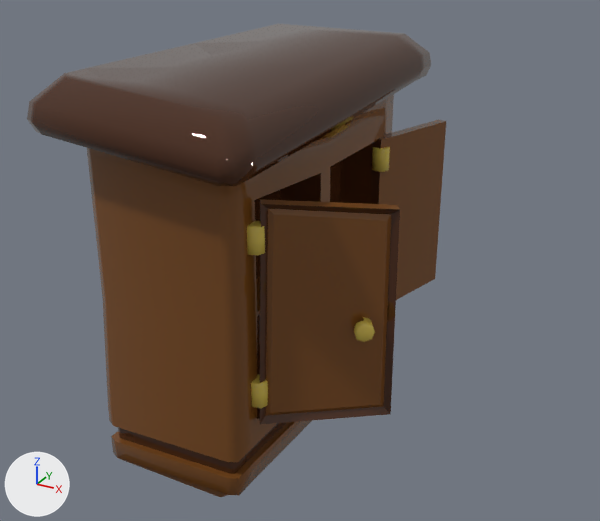
An edit to the FBX model Assets/3D Models/Drawers.fbx, drawn before and after from the same camera.
The view is the same before and after, from a camera (50 mm lens) standing at (1.052, -1.989, 1.372) and looking at (0.038, -0.144, 0.45). Every picture has the same lights, and +X, +Y and +Z are marked at lower left. The first picture is the older version. Both versions are drawn at frame 7 of the action 'Take 001'; the numbers are the values there.
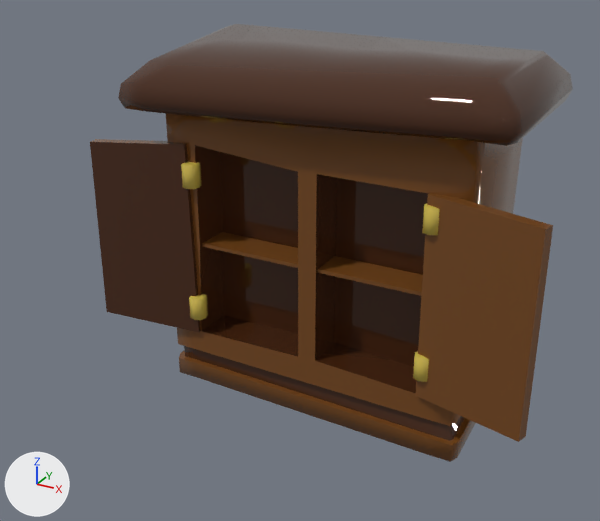
Diff of the bpy script that builds the scene:
```diff
--- a/Assets/3D Models/Drawers.fbx.py
+++ b/Assets/3D Models/Drawers.fbx.py
@@ ob_box001 @@
 ob_box001 = bpy.data.objects.new('Box001', me_mesh)
-ob_box001.location = (-0.082, -0.156, 0.0)
+ob_box001.location = (0.081, 0.002, 0.0)
+ob_box001.rotation_euler = (0.0, 0.0, -1.571)  # degrees (0, 0, -90)
 ob_box001.scale = (0.0254, 0.0254, 0.0254)
@@ ob_box003 @@
 ob_box003 = bpy.data.objects.new('Box003', me_mesh_002)
-ob_box003.location = (0.12, -0.508, 0.448)
-ob_box003.rotation_euler = (0.0, 0.0, -0.948)  # degrees (0, 0, -54)
+ob_box003.location = (-0.271, -0.199, 0.448)
+ob_box003.rotation_euler = (0.0, 0.0, 1.67)  # degrees (0, 0, 96)
 ob_box003.scale = (0.0254, 0.0254, 0.0254)
@@ ob_box005 @@
 ob_box005 = bpy.data.objects.new('Box005', me_mesh_003)
-ob_box005.location = (0.162, -0.151, 0.137)
+ob_box005.location = (0.086, -0.241, 0.137)
+ob_box005.rotation_euler = (0.0, 0.0, -1.571)  # degrees (0, 0, -90)
 ob_box005.scale = (0.0254, 0.0254, 0.0254)
@@ ob_object @@
 ob_object = bpy.data.objects.new('Object', me_mesh_005)
-ob_object.location = (0.12, 0.186, 0.425)
-ob_object.rotation_euler = (0.0, 0.0, 2.846)  # degrees (0, 0, 163)
+ob_object.location = (0.423, -0.199, 0.425)
+ob_object.rotation_euler = (0.0, 0.0, 1.275)  # degrees (0, 0, 73)
 ob_object.scale = (0.0254, 0.0254, 0.0254)
```

What differs and where, as boxes (x1, y1, x2, y2) in the pictures (600 x 521 px):
'Box001', moved, turned
    before: (27, 24, 431, 497)
    after: (118, 24, 573, 462)
'Box003', moved, turned
    before: (259, 199, 400, 424)
    after: (90, 139, 201, 332)
'Object', moved, turned
    before: (371, 119, 446, 300)
    after: (415, 193, 553, 442)
'Box005', moved, turned
    before: (251, 374, 268, 408)
    after: (189, 294, 429, 382)
'Box002', unchanged, uncovered by the edit
    before: (256, 277, 260, 316)
    after: (202, 232, 423, 296)
